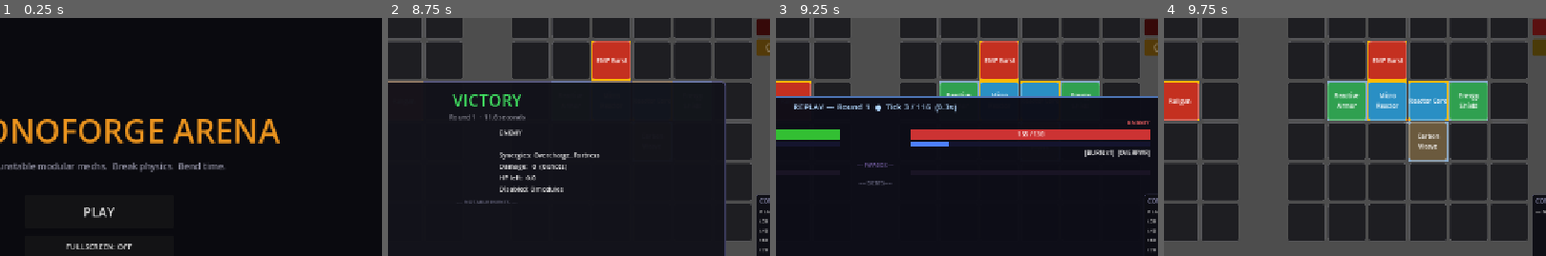
Above: before the commit, frames 1-4 (left to right).
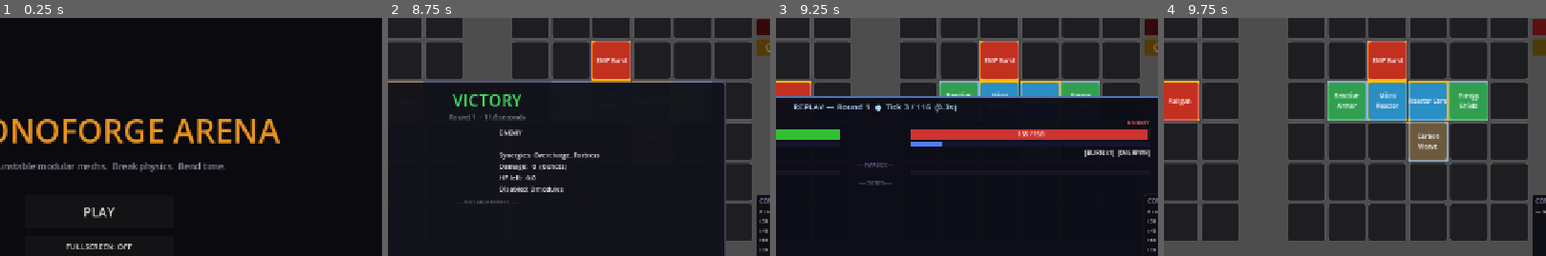
Above: after the commit, the same moments.

Repository: bbayram-l/ChroneForge-Arena
Game: Godot game, scene res://scenes/MainMenu.tscn
Same seed, same stepped clock (60 frames per second), same inputs: the game is played once before the commit and once after it.
Inputs:
- Up to frame 1 (0.25 s): no input
- Up to frame 2 (8.75 s): click "PLAY" at 0.5 s; click "READY" at 1.25 s; click "READY" at 2 s; click "REROLL (2g)" at 2.75 s; click "SELL MODULE" at 3.5 s; click "UPGRADE (★)" at 4.25 s; click "SELECT" at 5 s; click "REROLL (2g)" at 5.75 s; click "SELL MODULE" at 6.5 s; click "UPGRADE (★)" at 7.25 s; click "READY" at 8 s
- Up to frame 3 (9.25 s): click "▶ REPLAY FIGHT" at 8.75 s
- Up to frame 4 (9.75 s): click "NEXT ROUND" at 9.5 s
The pictures show only the part of the screen within x 37-87%, y 10-60%; the shares and areas given below are measured in that part.

Frames 1-2 are identical in both runs. In frame 3, less than 0.1% of the frame differs, in the area x 43-98%, y 46-54%; in frame 4, nothing differs.

Commit message:
fix: RUN OVER panel z-index + HP initial accurate post-synergy
- CombatEngine: store _p_hp_max/_e_hp_max after all init bonuses (Fortress
  synergy +15%) so result dict and replay bar show the real starting HP, not
  the pre-synergy base; also fixes repair_drone regen cap and timeout % calc
- Main: _build_run_over_panel z_index=5 so it renders above _results_panel
  (z=0) — previously hidden behind it on final-life defeat

Co-Authored-By: Claude Sonnet 4.6 <noreply@anthropic.com>

Diff:
--- a/scripts/combat/CombatEngine.gd
+++ b/scripts/combat/CombatEngine.gd
@@ -33,6 +33,9 @@
 var player_shield: float
 var enemy_hp:      float
 var enemy_shield:  float
+# Max HP after all init bonuses (Fortress synergy etc.) — used for result dict and timeout %
+var _p_hp_max: float = 0.0
+var _e_hp_max: float = 0.0
 
 var tick_count: int = 0
 var event_log:  Array[Dictionary] = []
@@ -109,6 +112,9 @@
 		player_hp *= 1.15
 	if _has_category(enemy_grid, Module.Category.STRUCTURAL) and _has_category(enemy_grid, Module.Category.DEFENSE):
 		enemy_hp *= 1.15
+	# Capture actual starting HP after all bonuses for accurate result reporting
+	_p_hp_max = player_hp
+	_e_hp_max = enemy_hp
 
 # ── Public API ─────────────────────────────────────────────────────────────
 
@@ -197,9 +203,9 @@
 	elif enemy_hp <= 0.0:
 		winner = "player"
 	else:
-		# Timeout: compare HP as a % of each side's starting max
-		var p_pct := player_hp / maxf(_base_hp(player_grid), 1.0)
-		var e_pct := enemy_hp  / maxf(_base_hp(enemy_grid),  1.0)
+		# Timeout: compare HP as a % of each side's actual starting max (post-synergy)
+		var p_pct := player_hp / maxf(_p_hp_max, 1.0)
+		var e_pct := enemy_hp  / maxf(_e_hp_max, 1.0)
 		if absf(p_pct - e_pct) < 0.10:
 			winner = "draw"
 		elif p_pct > e_pct:
@@ -209,9 +215,9 @@
 
 	var result := {
 		"winner":              winner,
-		"player_hp_initial":   _base_hp(player_grid),
+		"player_hp_initial":   _p_hp_max,
 		"player_hp_remaining": player_hp,
-		"enemy_hp_initial":    _base_hp(enemy_grid),
+		"enemy_hp_initial":    _e_hp_max,
 		"enemy_hp_remaining":  enemy_hp,
 		"ticks":               tick_count,
 		"duration_seconds":    tick_count * TICK_RATE,
@@ -278,9 +284,9 @@
 
 	# repair_drone: regen 1 HP per tick (10 HP/sec), capped at starting max
 	if _has_module(player_grid, "repair_drone"):
-		player_hp = minf(_base_hp(player_grid), player_hp + 1.0)
+		player_hp = minf(_p_hp_max, player_hp + 1.0)
 	if _has_module(enemy_grid, "repair_drone"):
-		enemy_hp = minf(_base_hp(enemy_grid), enemy_hp + 1.0)
+		enemy_hp = minf(_e_hp_max, enemy_hp + 1.0)
 
 	# overdrive_vent: dump all quadrant heat when any quadrant hits disable threshold (costs 15 HP)
 	if _has_module(player_grid, "overdrive_vent"):
--- a/scripts/ui/Main.gd
+++ b/scripts/ui/Main.gd
@@ -745,6 +745,7 @@
 	var panel := Panel.new()
 	panel.position = Vector2(290.0, 200.0)
 	panel.size     = Vector2(700.0, 340.0)
+	panel.z_index  = 5    # above results panel (z=0), below flash overlay (z=10)
 
 	var style := StyleBoxFlat.new()
 	style.bg_color     = Color(0.08, 0.08, 0.10, 0.95)
